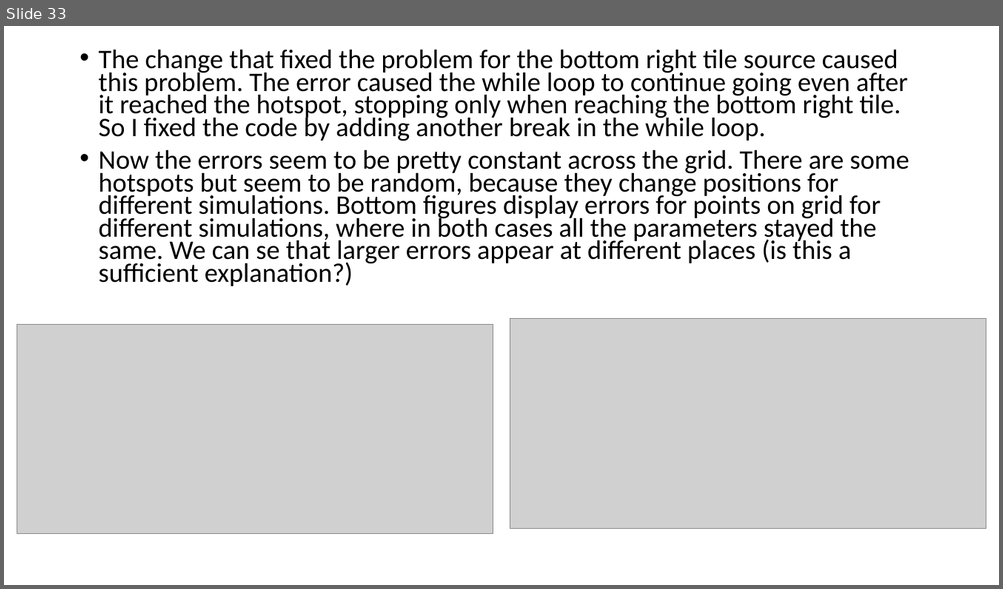
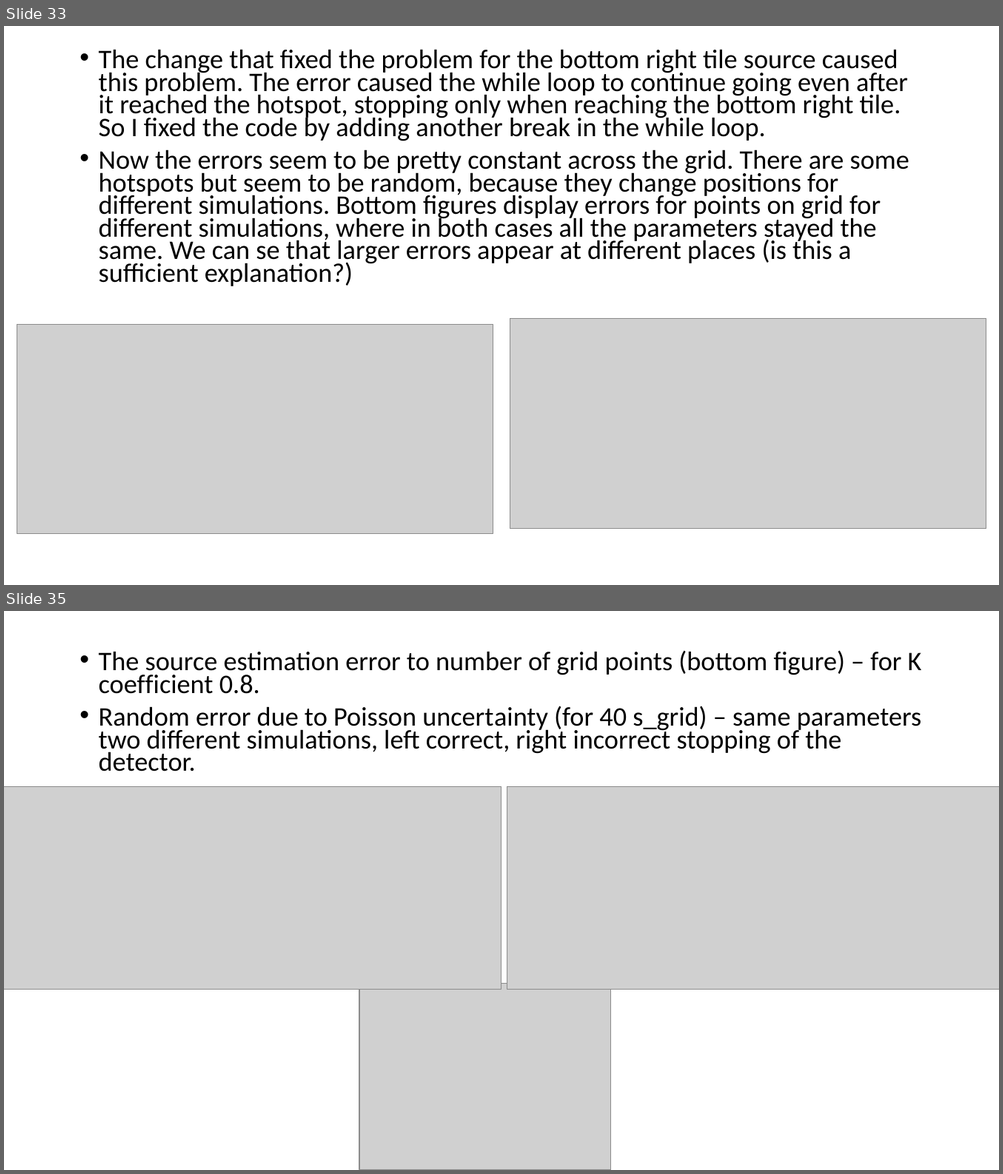
Before and after one commit to urhtrinko/DroneRadioactivity_student_job, a slide deck: reports/work_diary.pptx. Shown one above the other, each under a label of ours: slide 33 before the commit, slides 33 and 35 after it; the slides between them are not shown. The pictures are 1003x589 and 1003x1174 pixels, drawn with LibreOffice and Linux fonts; fonts in the diff are those of the drawing; grey boxes stand for pictures. Boxes give left, top, right and bottom in pixels: in the first picture for what was removed or moved away, otherwise in the second. Text is boxed around its words. In the diff, an @@ line names an element or a change of style, - is before the commit and + after.

```diff
--- a/reports/work_diary.pptx
+++ b/reports/work_diary.pptx
@@ slide 35 added at [4,611,999,1170], background #FFFFFF @@
@@ text added at [99,650,922,772], 25.9 pt, text #000000 @@
+• The source estimation error to number of grid points (bottom figure) – for K coefficient 0.8.
+• Random error due to Poisson uncertainty (for 40 s_grid) – same parameters two different simulations, left correct, right incorrect stopping of the detector.
@@ picture added at [4,787,502,990] @@
@@ picture added at [507,787,999,990] @@
@@ picture added at [359,984,611,1170] @@
```
Also in this commit, not shown: 1 slide changed, 2 other slides added.
